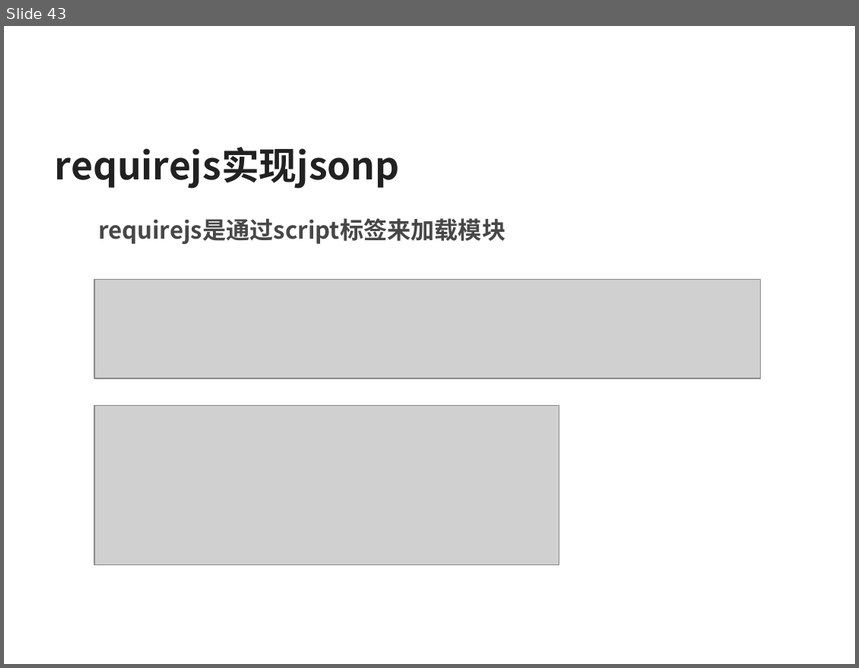
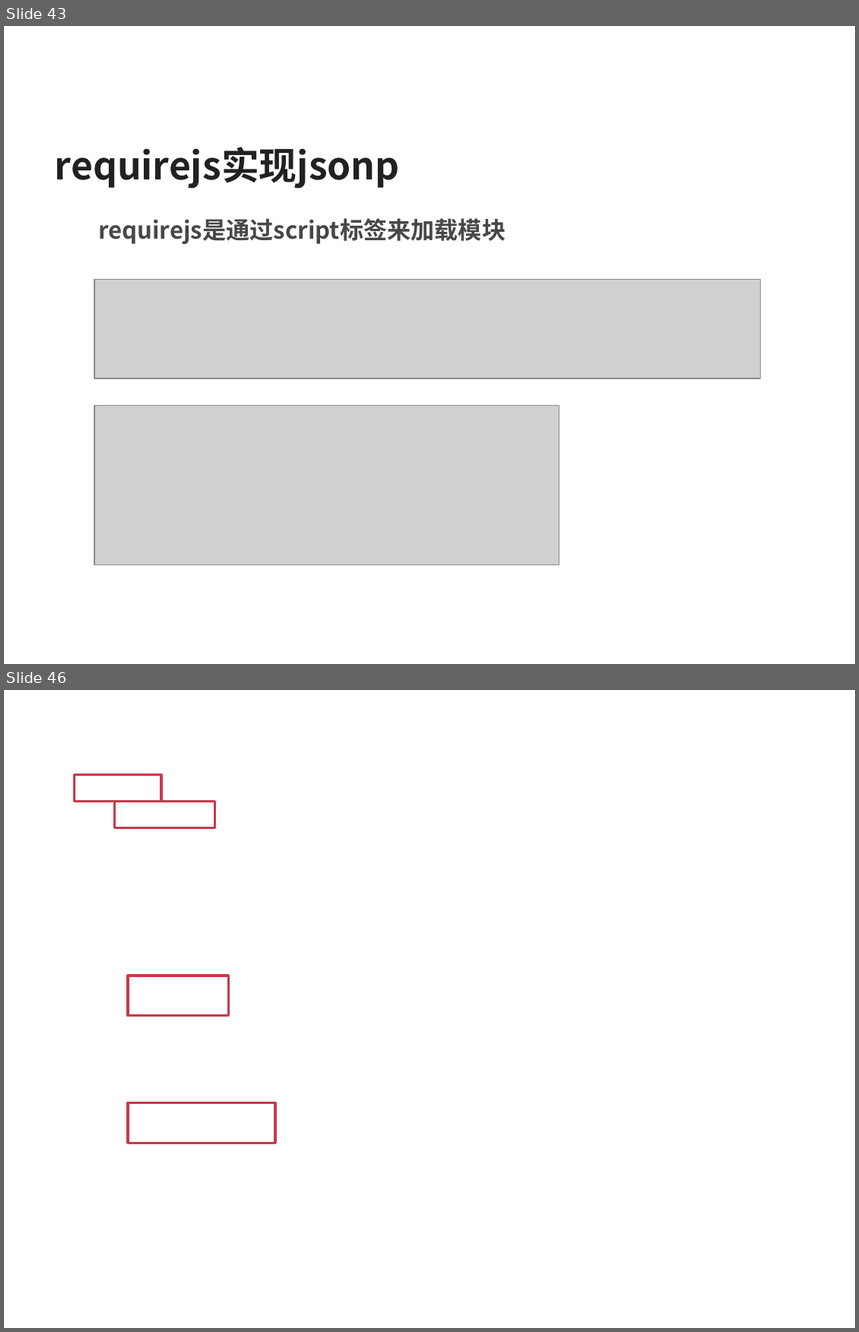
Before and after one commit to silvajs/lecturer, a slide deck: requirejs/doc/requirejs.pptx. Shown one above the other, each under a label of ours: slide 43 before the commit, slides 43 and 46 after it; the slides between them are not shown. The pictures are 859x668 and 859x1332 pixels, drawn with LibreOffice and Linux fonts; fonts in the diff are those of the drawing; grey boxes stand for pictures; background and template pictures are left out. Boxes give left, top, right and bottom in pixels: in the first picture for what was removed or moved away, otherwise in the second. Text is boxed around its words. In the diff, an @@ line names an element or a change of style, - is before the commit and + after.

```diff
--- a/requirejs/doc/requirejs.pptx
+++ b/requirejs/doc/requirejs.pptx
@@ slide 46 added at (4, 690, 855, 1328), background picture (left out) @@
@@ rectangle added at (75, 774, 161, 801), outline #C9394A 2.25 pt @@
@@ rectangle added at (115, 802, 215, 828), outline #C9394A 2.25 pt @@
@@ rectangle added at (129, 976, 229, 1016), outline #C9394A 2.25 pt @@
@@ rectangle added at (129, 1103, 275, 1143), outline #C9394A 2.25 pt @@
```
Also in this commit, not shown: 2 other slides added, 7 other files.
